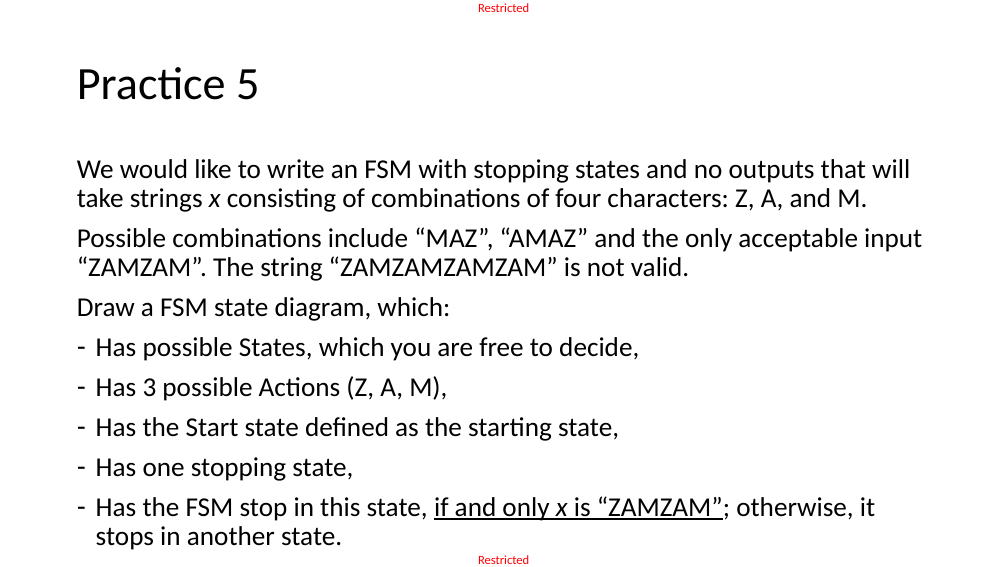
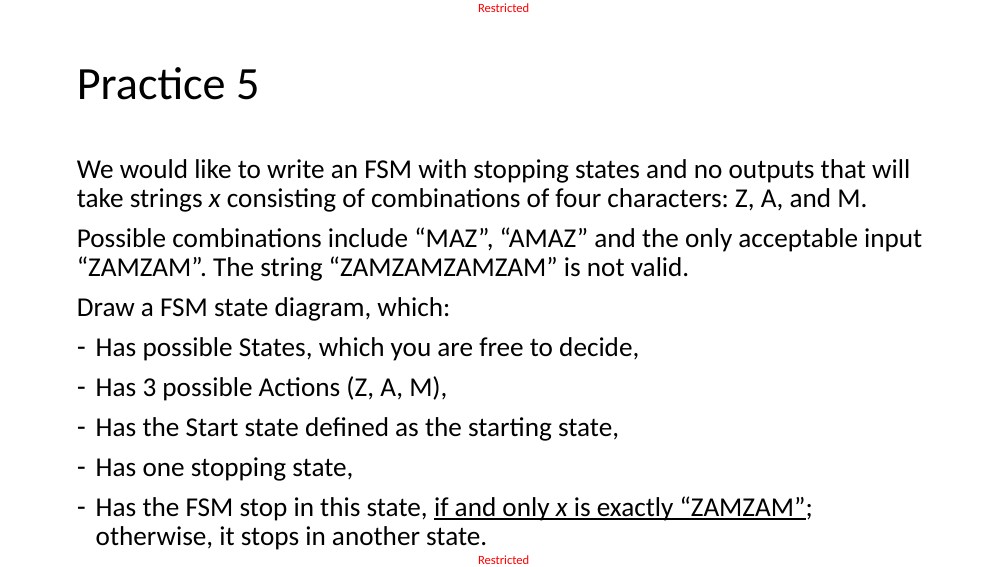
Before and after one commit to matthieudemari/SUTD_PLC_50_051, a slide deck: slide 48 of W8/W8S3/W8S3.pptx. Drawn at 1008x567 pixels with LibreOffice and Linux fonts; fonts in the diff are those of the drawing. Boxes give left, top, right and bottom in pixels: in the first picture for what was removed or moved away, otherwise in the second. Text is boxed around its words. In the diff, an @@ line names an element or a change of style, - is before the commit and + after.

```diff
--- a/W8/W8S3/W8S3.pptx
+++ b/W8/W8S3/W8S3.pptx
@@ text at box(96, 496, 813, 550): text changed @@
-– Has the FSM stop in this state, if and only x is “ZAMZAM”; otherwise, it stops in another state.
+– Has the FSM stop in this state, if and only x is exactly “ZAMZAM”; otherwise, it stops in another state.
```
Also in this commit, not shown: 2 other slides changed, 1 other file.
